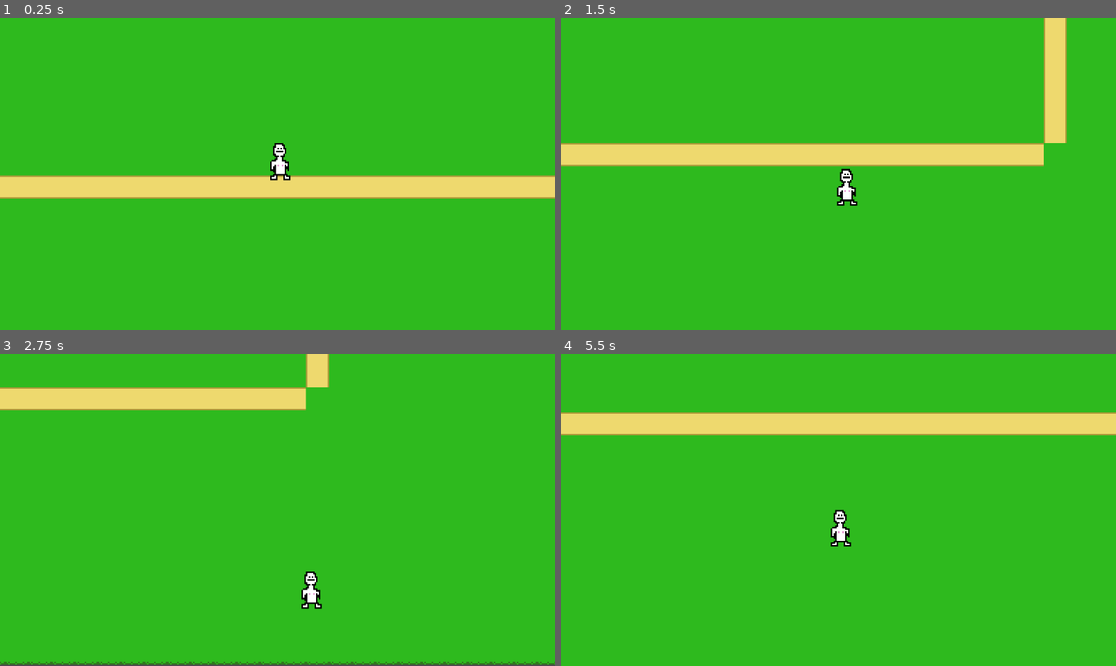
Above: before the commit, frames 1-4 (two rows, left to right).
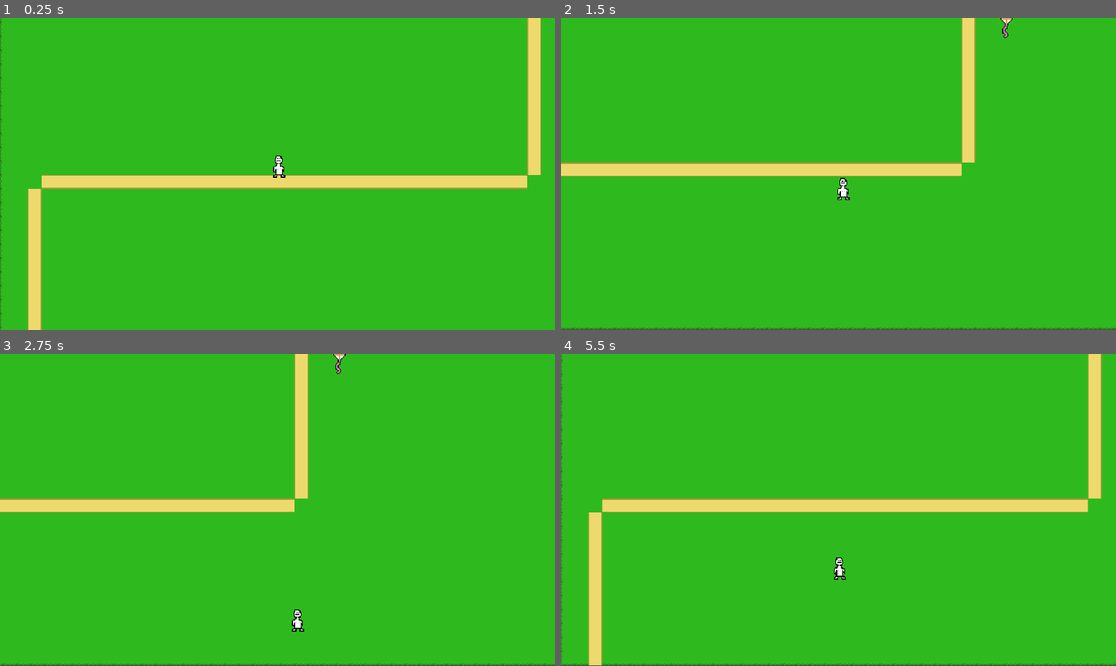
Above: after the commit, the same moments.

Repository: AidenGillis/MediQuestPractice
Game: Godot game, scene res://Main/main.tscn
The game is run twice, just before and just after one commit, with the same random seed, the same clock (stepped at 60 frames per second) and the same inputs.
Inputs:
- Up to frame 1 (0.25 s): no input
- Up to frame 2 (1.5 s): tap Enter at 0.5 s; hold Right (ui_right) 0.53-1.28 s; hold Down (ui_down) from 1.28 s (still down)
- Up to frame 3 (2.75 s): release Down (ui_down) at 2.03 s; hold Right (ui_right) from 2.03 s (still down)
- Up to frame 4 (5.5 s): release Right (ui_right) at 2.78 s; hold Up (ui_up) 2.78-3.53 s; hold Left (ui_left) 3.53-5.03 s; hold Down (ui_down) from 5.03 s (still down)

The runs differ from the first frame. In frame 1, 7.3% of the frame differs, in the area x 0-100%, y 0-100%; in frame 2, 12%; in frame 3, 8.9%; in frame 4, 15%.

Commit message:
beginning of UI work

Diff:
--- a/Main/main.tscn
+++ b/Main/main.tscn
@@ -1,6 +1,7 @@
-[gd_scene load_steps=30 format=4 uid="uid://ko2tophmfmg8"]
+[gd_scene load_steps=31 format=4 uid="uid://ko2tophmfmg8"]
 
 [ext_resource type="Texture2D" uid="uid://qu5f1imspu48" path="res://Sprites/CobbleStone_Floor.png" id="1_f3gf5"]
+[ext_resource type="Texture2D" uid="uid://csijl12fwldc5" path="res://Sprites/Heart.png" id="1_l5bfp"]
 [ext_resource type="Script" uid="uid://pxnqqj0abqeb" path="res://Main/walls.gd" id="1_uhr2j"]
 [ext_resource type="AudioStream" uid="uid://3q3o8l50lpxp" path="res://Sound Effects/Wall Bump.mp3" id="2_l5bfp"]
 [ext_resource type="Texture2D" uid="uid://crhtn63j3pi7l" path="res://Sprites/FullGrass.png" id="2_rix8b"]
@@ -86,7 +87,6 @@
 y_sort_enabled = true
 
 [node name="ColorRect" type="ColorRect" parent="."]
-visible = false
 anchors_preset = 15
 anchor_right = 1.0
 anchor_bottom = 1.0
@@ -153,3 +153,27 @@
 [node name="Alien-Animated" parent="TileMapBackground/Entities" instance=ExtResource("3_rix8b")]
 position = Vector2(500, 156)
 platform_floor_layers = 0
+
+[node name="CanvasLayer" type="CanvasLayer" parent="."]
+layer = 10
+
+[node name="GridContainer" type="GridContainer" parent="CanvasLayer"]
+offset_left = -159.99998
+offset_top = -159.99998
+offset_right = 1384.0
+offset_bottom = 352.0
+scale = Vector2(0.096759774, 0.115135625)
+columns = 3
+
+[node name="TextureRect" type="TextureRect" parent="CanvasLayer/GridContainer"]
+layout_mode = 2
+texture = ExtResource("1_l5bfp")
+expand_mode = 2
+
+[node name="TextureRect2" type="TextureRect" parent="CanvasLayer/GridContainer"]
+layout_mode = 2
+texture = ExtResource("1_l5bfp")
+
+[node name="TextureRect3" type="TextureRect" parent="CanvasLayer/GridContainer"]
+layout_mode = 2
+texture = ExtResource("1_l5bfp")
--- a/project.godot
+++ b/project.godot
@@ -13,6 +13,11 @@
 config/name="Medieval Roguelike"
 run/main_scene="uid://ko2tophmfmg8"
 config/features=PackedStringArray("4.5", "Forward Plus")
+
+[display]
+
+window/size/viewport_width=1920
+window/size/viewport_height=1080
 
 [global_group]
 
Binary file added: Sprites/Heart.png
Not shown, added: Sprites/Heart.png.import
